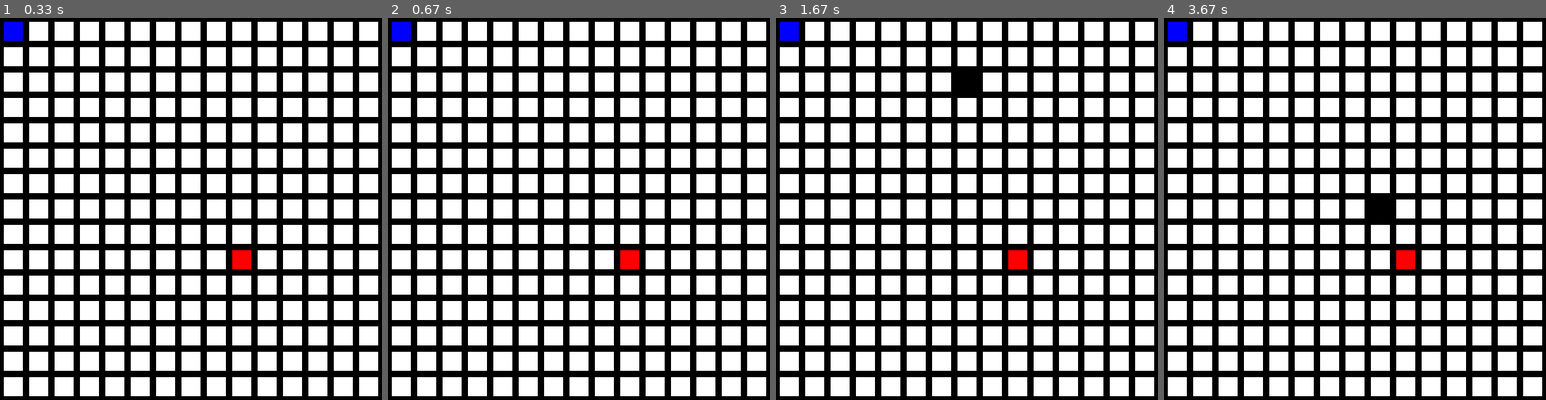
Above: before the commit, frames 1-4 (left to right).
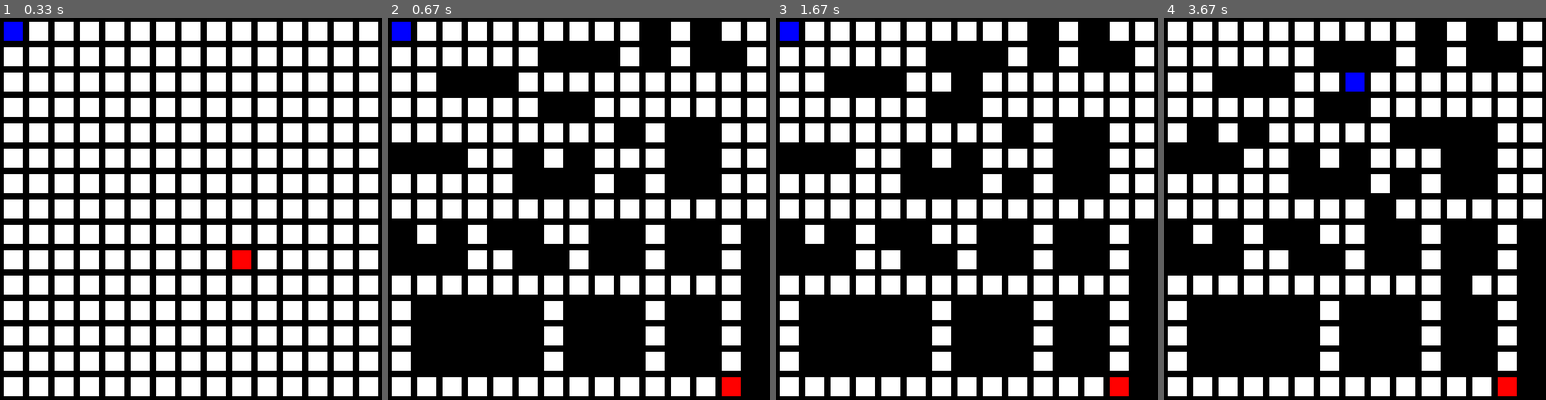
Above: after the commit, the same moments.

Repository: 2chainzbear/pygamepath
Game: pygame game, started from pathfinding.py
Two runs of this game, one before a commit and one after it. Both use one fixed random seed, a clock stepped at 60 frames per second and the inputs below.
Inputs (mouse positions are in pixels of both pictures, inside the frame that each line leads up to):
- Up to frame 1 (0.33 s): no input
- Up to frame 2 (0.67 s): tap B at 0.33 s
- Up to frame 3 (1.67 s): tap X at 0.67 s; tap L at 1 s; click (974, 79) at 1.38 s
- Up to frame 4 (3.67 s): hold X 1.67-2.13 s; move the mouse to (1335, 308) at 1.7 s; click (1454, 270) at 2.22 s; click (1206, 124) at 2.55 s; click (1435, 140) at 2.88 s; click (1240, 132) at 3.22 s; hold C from 3.5 s (still down); click (1370, 193) at 3.58 s

Frame 1 is identical in both runs. In frame 2, 21% of the frame differs, in the area x 0-100%, y 0-100%; in frame 3, 21%; in frame 4, 22%.

Commit message:
added ability to save made grids

Diff:
--- a/pathfinding.py
+++ b/pathfinding.py
@@ -88,7 +88,6 @@
             if new_position in[(1,1),(-1,1),(-1,-1),(1,-1)]:
                 if  -1 < node_position[0]-new_position[0] < len(grid) and -1 < node_position[1]-new_position[1] < len(grid):
                     if grid[node_position[0]-new_position[0]][node_position[1]] == 1 and grid[node_position[0]][node_position[1]-new_position[1]] == 1:
-
                             continue
             # Create new node
             new_node = Node(current_node, node_position)
@@ -117,6 +116,7 @@
                 grid[row][column] = 0
             if row == end[0] and column == end[1]:
                 grid[row][column] = 2
+
 def doanimation(checkedlist,data):
     eraseprevpath()
     for count,x in enumerate(checkedlist):
@@ -187,7 +187,6 @@
 done = False
 clock = pygame.time.Clock()
 while not done:
-    grid[0][0] = 5
     grid[end[0]][end[1]] = 2
     for event in pygame.event.get():
         if event.type == pygame.QUIT:
@@ -221,8 +220,26 @@
                 for x in range(len(grid)):
                     for y in range(len(grid)):
                         colorid = grid[x][y]
-                        if(colorid == 3 or colorid == 1 or colorid == 4):
+                        if(colorid == 3 or colorid == 4):
                             grid[x][y] = 0
+            if event.key == pygame.K_x:
+                pos = pygame.mouse.get_pos()
+                column = pos[0] // (width+margin)
+                row = pos[1] // (height+margin)
+                if row < len(grid) and column < len(grid):
+                    grid[start[0]][start[1]] = 0
+                    if not (row == start[0] and column == start[1]):
+                        grid[row][column] = 5
+                        start = (row,column)
+                print("x key pressed")
+            if event.key == pygame.K_l:
+                print(grid)
+            if event.key == pygame.K_b:
+                grid[end[0]][end[1]] = 0
+                grid[14][13] = 2
+                end = (14,13)
+                grid = [[0, 0, 0, 0, 0, 0, 0, 0, 0, 0, 1, 0, 1, 0, 0], [0, 0, 0, 0, 0, 0, 1, 1, 1, 0, 1, 0, 1, 1, 0], [0, 0, 1, 1, 1, 0, 0, 0, 0, 0, 0, 0, 0, 0, 0], [0, 0, 0, 0, 0, 0, 1, 1, 0, 0, 0, 0, 0, 0, 0], [0, 0, 0, 0, 0,
+0, 0, 0, 0, 1, 0, 1, 1, 0, 0], [1, 1, 1, 0, 0, 1, 0, 1, 0, 0, 0, 1, 1, 0, 0], [0, 0, 0, 0, 0, 1, 1, 1, 0, 1, 0, 1, 1, 0, 0], [0, 0, 5, 0, 0, 0, 0, 0, 0, 0, 0, 0, 0, 0, 0], [1, 0, 1, 0, 1, 1, 0, 0, 1, 1, 0, 1, 1, 0, 1], [1, 1, 1, 0, 0, 1, 1, 0, 1, 1, 0, 1, 1, 0, 1], [0, 0, 0, 0, 0, 0, 0, 0, 0, 0, 0, 0, 0, 0, 1], [0, 1, 1, 1, 1, 1, 0, 1, 1, 1, 0, 1, 1, 0, 1], [0, 1, 1, 1, 1, 1, 0, 1, 1, 1, 0, 1, 1, 0, 1], [0, 1, 1, 1, 1, 1, 0, 1, 1, 1, 0, 1, 1, 0, 1], [0, 0, 0, 0, 0, 0, 0, 0, 0, 0, 0, 0, 0, 2, 1]]
             if event.key == pygame.K_p:
                 eraseprevpath()
                 data,checkedlist = astar(start,end)
